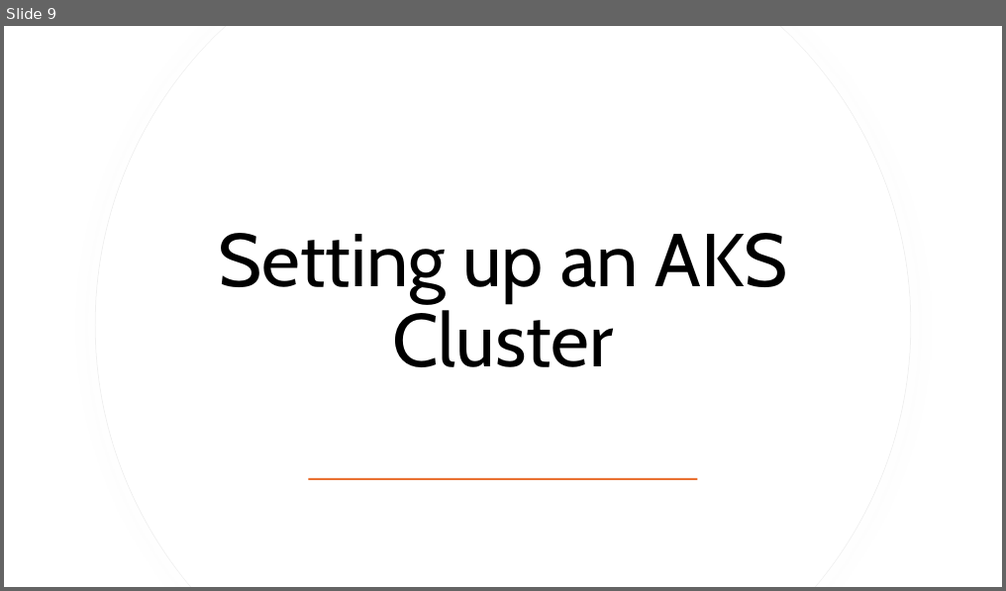
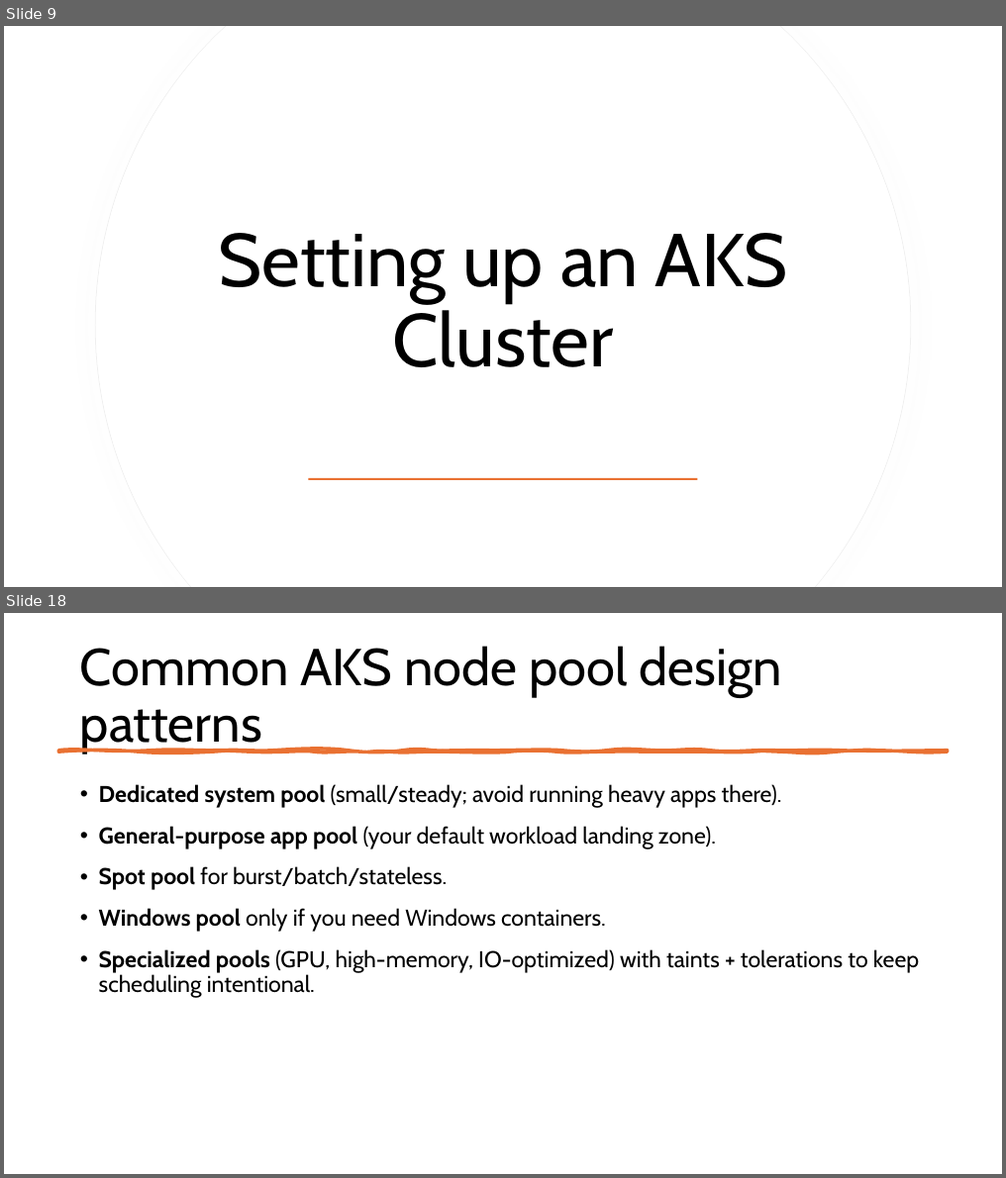
Before and after one commit to fhbilgen/AKSWorkshop, a slide deck: AKS.pptx. Shown one above the other, each under a label of ours: slide 9 before the commit, slides 9 and 18 after it; the slides between them are not shown. The pictures are 1006x591 and 1006x1178 pixels, drawn with LibreOffice and Linux fonts; fonts in the diff are those of the drawing. Boxes give left, top, right and bottom in pixels: in the first picture for what was removed or moved away, otherwise in the second. Text is boxed around its words. In the diff, an @@ line names an element or a change of style, - is before the commit and + after.

```diff
--- a/AKS.pptx
+++ b/AKS.pptx
@@ slide 18 added at [4,613,1002,1174], background #FFFFFF @@
@@ title added at [80,646,782,754], 50 pt, text #000000 @@
+Common AKS node pool design patterns
@@ freeform shape added at [58,750,947,752], fill #E97132, outline #E97132 3.25 pt @@
@@ text added at [99,784,919,998], 22 pt, text #000000 @@
+• Dedicated system pool (small/steady; avoid running heavy apps there).
+• General-purpose app pool (your default workload landing zone).
+• Spot pool for burst/batch/stateless.
+• Windows pool only if you need Windows containers.
+• Specialized pools (GPU, high-memory, IO-optimized) with taints + tolerations to keep scheduling intentional.
```
Also in this commit, not shown: 1 slide changed, 7 other slides added.
